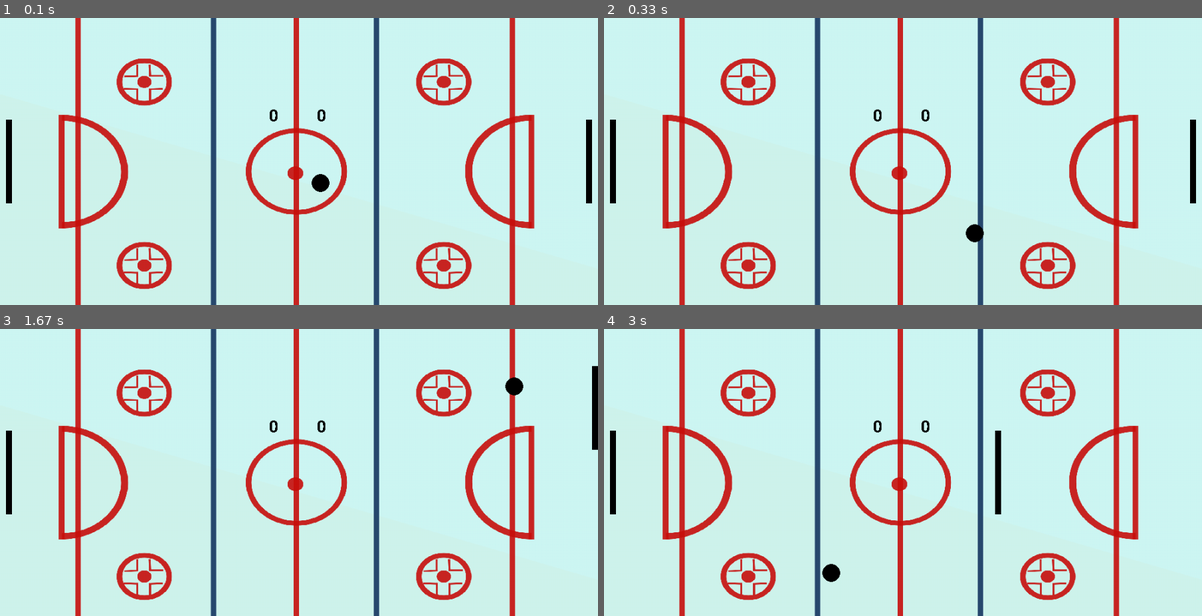
Above: before the commit, frames 1-4 (two rows, left to right).
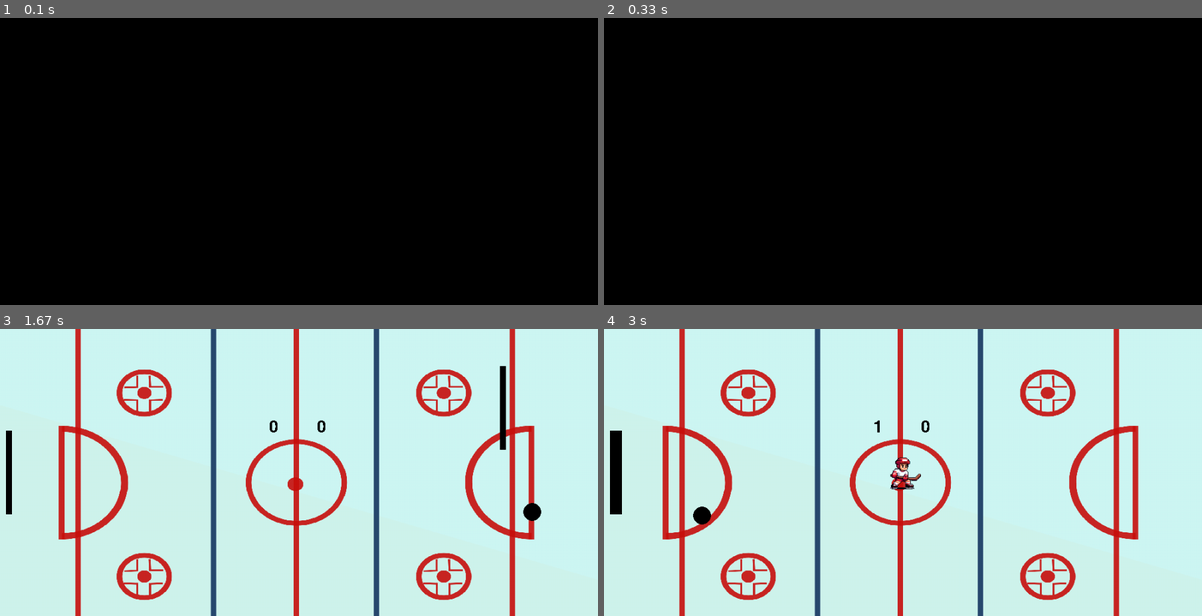
Above: after the commit, the same moments.

Repository: gabidifi/Pygame--Gabi-e-Felipe
Game: pygame game, started from hockeydemesa.py
Two runs of this game, one before a commit and one after it. Both use one fixed random seed, a clock stepped at 60 frames per second and the inputs below.
Inputs:
- Up to frame 1 (0.1 s): no input
- Up to frame 2 (0.33 s): no input
- Up to frame 3 (1.67 s): hold Right 0.33-0.8 s; hold Up 0.83-1.13 s; hold Right 1.17-1.63 s
- Up to frame 4 (3 s): hold Left 1.67-2.2 s; hold Down 2.23-2.53 s; hold Left 2.57-2.97 s

The runs differ from the first frame. In frame 1, 99% of the frame differs, in the area x 0-100%, y 0-100%; in frame 2, 99%; in frame 3, 0.9%; in frame 4, 1.3%.

Commit message:
musica e menu

Diff:
--- a/hockeydemesa.py
+++ b/hockeydemesa.py
@@ -1,9 +1,14 @@
 import pygame
 import random
 import time
+from menu import *
 
 pygame.init()
 tempo = pygame.time.Clock()
+
+#musicas
+menu = pygame.mixer.Sound('menu.mp3')
+
 
 # Configuração da tela
 tela_largura = 1000
@@ -27,6 +32,13 @@
 oponente = pygame.Rect(10, tela_altura / 2 - 70, 10, 140)
 bola = pygame.Rect(tela_largura / 2 - 15, tela_altura / 2 - 15, 30, 30)
 
+# imagens menu
+
+imng1 = pygame.image.load('azul.png').convert_alpha()
+imng1 = pygame.transform.scale(imng1, [1000,480])
+img2 = pygame.image.load('branco.png').convert_alpha()
+img2 = pygame.transform.scale(img2, [1000,480])
+
  #Configuração da velocidade da bola/ jogadores
 velo_bola_em_y = 6
 velo_bola_em_x = 6
@@ -35,6 +47,7 @@
 velo_jogadory = 0
 velo_oponentey = 0
 velo_obstaculo= 1
+
 # Configuração das cores
 cor_para_tras = pygame.Color('grey12')
 preto = (0, 0, 0)
@@ -46,6 +59,12 @@
 
 # tempo de score
 tempo_score = None
+
+#Inicializa o jogo com menu
+
+pygame.mixer.music.set_volume(0)
+menu.play()
+inicia(tela,imng1,img2)
 
 while True:
     for evento in pygame.event.get():
--- /dev/null
+++ b/menu.py
@@ -0,0 +1,32 @@
+import pygame
+
+WIDTH = 1200 #altura
+HEIGHT = 600 #largura
+
+
+def inicia(janela,primeira,segunda):
+    img1 = True
+    m = True
+    state = False
+    while m != state:
+        pygame.display.update()
+        pygame.time.wait(600)
+
+        if m == True:
+
+
+            if img1 == False:
+                img1 = True
+                janela.blit(primeira, (0,0))
+
+            else:
+                img1 = False
+                janela.blit(segunda, (0,0))
+
+        for event in pygame.event.get():
+            if event.type == pygame.QUIT:
+                #fecha janela
+                pygame.quit()
+                break
+            elif event.type == pygame.KEYDOWN:   #Se apertar uma tecla vai patra um while e se for outra vai para o outro
+                    m = not m
Binary file added: azul.png
Binary file added: branco.png
Not shown, added: menu.mp3
